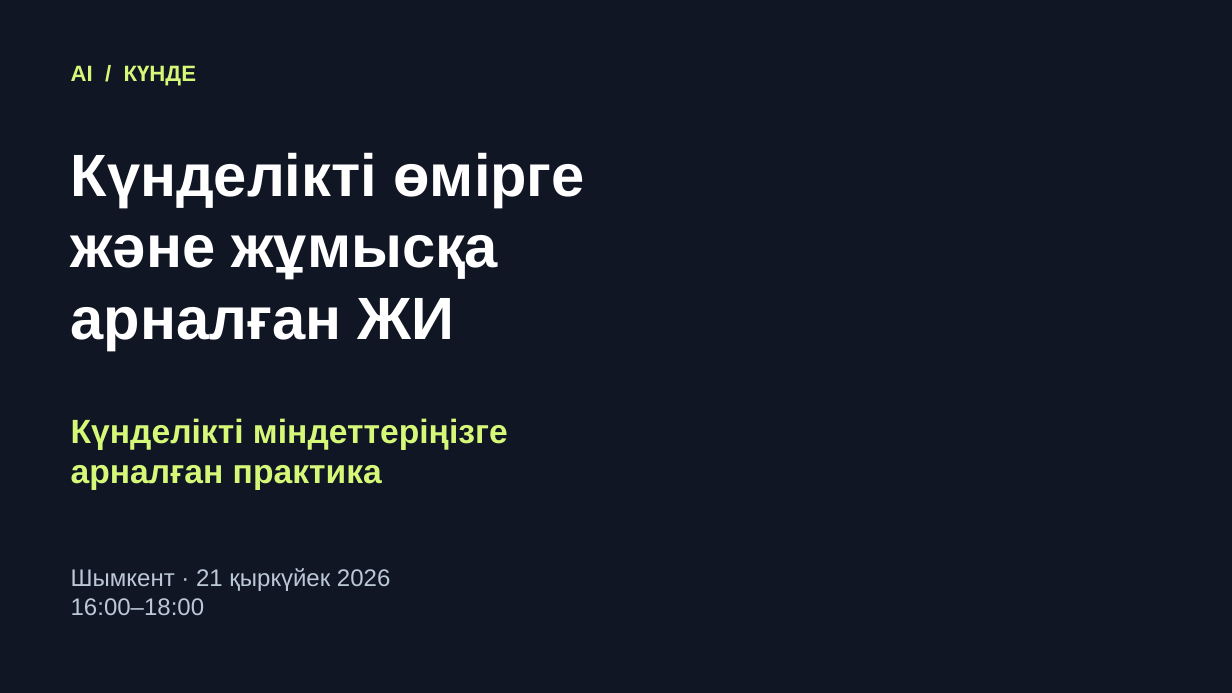
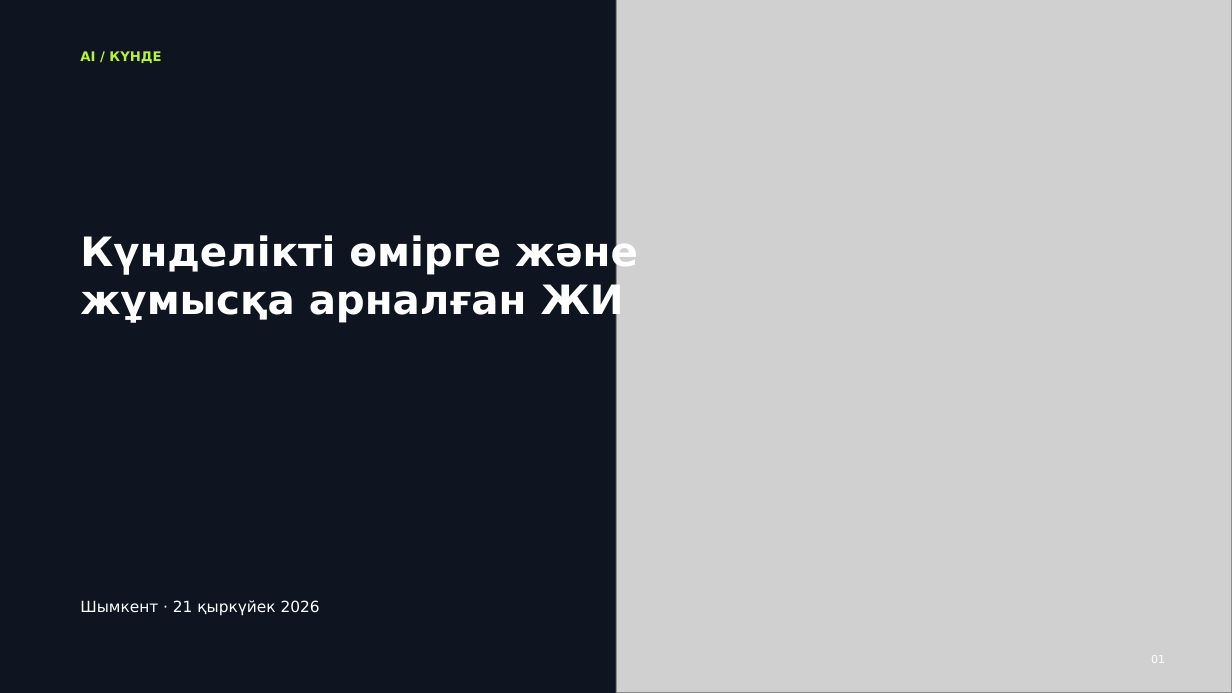
Before and after one commit to NursultanNurmukhamet/ai-masterclass-materials, a slide deck: slide 1 of presentation-kk.pptx. Drawn at 1232x693 pixels with LibreOffice and Linux fonts; fonts in the diff are those of the drawing; grey boxes stand for pictures; background and template pictures are left out. Boxes give left, top, right and bottom in pixels: in the first picture for what was removed or moved away, otherwise in the second. Text is boxed around its words. In the diff, an @@ line names an element or a change of style, - is before the commit and + after.

```diff
--- a/presentation-kk.pptx
+++ b/presentation-kk.pptx
@@ background picture (left out) to #0E1420 @@
@@ picture added at (616, 0, 1232, 693) @@
@@ text "AI / КҮНДЕ": place and size @@
-text "AI / КҮНДЕ" at (71, 65, 196, 86)
+text "AI / КҮНДЕ" at (80, 51, 161, 63)
@@ text "AI / КҮНДЕ" at (80, 51, 161, 63): size 17.2 to 10.2 pt, font Arial to DejaVu Sans, text colour #D6F879 to #B8F238; vertical alignment top to middle @@
@@ text "Күнделікті өмірге және" at (80, 233, 638, 323): vertical alignment top to middle @@
@@ text at (80, 233, 638, 323): text changed; size 46.5 to 31.5 pt; font Arial to DejaVu Sans @@
-Күнделікті өмірге
-және жұмысқа
-арналған ЖИ
+Күнделікті өмірге және
+жұмысқа арналған ЖИ
@@ text removed at (71, 418, 508, 490) @@
-Күнделікті міндеттеріңізге
-арналған практика
@@ text at (71, 598, 205, 615): paragraph removed @@
-16:00–18:00
@@ text "Шымкент · 21 қыркүйек 2026": place and size @@
-text "Шымкент · 21 қыркүйек 2026" at (71, 568, 390, 615)
+text "Шымкент · 21 қыркүйек 2026" at (80, 600, 320, 616)
@@ text "Шымкент · 21 қыркүйек 2026" at (80, 600, 320, 616): size 18.8 to 12 pt, font Arial to DejaVu Sans, text colour #BCC8D7 to #FFFFFF; vertical alignment top to middle @@
@@ text added at (1151, 655, 1165, 663), 8.6 pt, text #FFFFFF @@
+01
```
Also in this commit, not shown: 2 other slides changed, 56 slides added, 47 slides removed, 5 other files.
